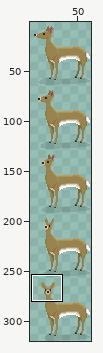
A sprite sheet gets an edit: 1GAM/Mar18-Persistence/LoggerGame/Assets/Art/Sprites/Environment/Deer Look Straight.png. Above: a wide view before the commit, with the close-up outlined.
Close-up. Before the commit:
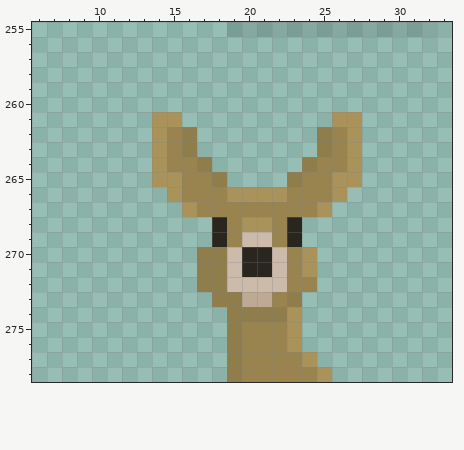
The file is 64x320 pixels. Colours within 5 levels of each other are drawn and written as one. Shown: x 6..33, y 255..278. The wide view leaves out empty margins. The commit also changed other parts of the picture, which this record leaves out.
The same view after the edit:
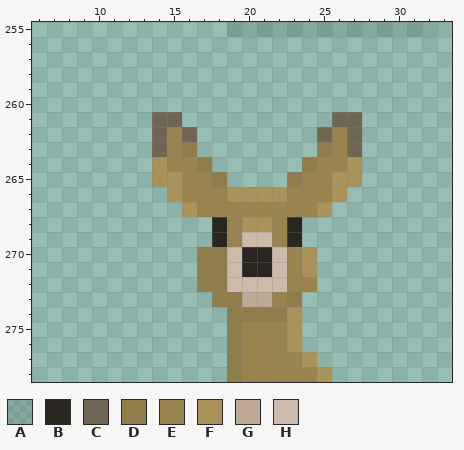
Palette (. is transparent): A #0000001d  B #29261f  C #6f6654  D #8f7d4b  E #998450  F #a9935b  G #bea995  H #ccbbab
Edits made:
y 261: x 14..15 FF -> CC; x 26..27 FF -> CC
y 262: x 14 F -> C; x 16 D -> C; x 25 D -> C; x 27 F -> C
y 263: x 14 F -> C; x 27 F -> C
Changed places in both close-ups, as pixel boxes (x1, y1, x2, y2):
changed: (152, 112, 197, 157)
changed: (317, 112, 362, 157)
